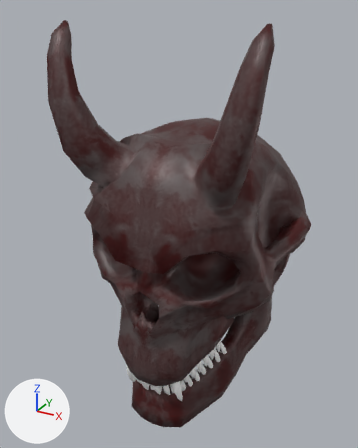
One commit to the OBJ model 2025.1_T2_Assets/skull.obj: the scene before it, then after it.
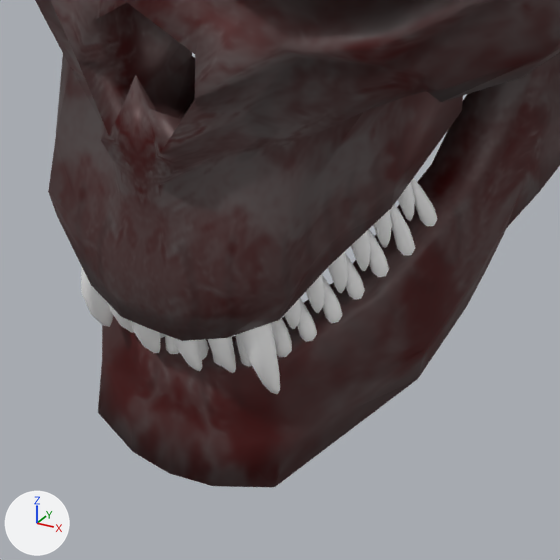
The first picture shows the older version from a camera (50 mm lens) standing at (2.03, -2.71, 26.36) and looking at (-0.52, 1.91, 24.05). The close-ups show both versions on the part from 29% to 73% of the width and 65% to 100% of the height of that picture. Lighting does not change. The marker at lower left points along +X, +Y and +Z. Where no turn or scale is listed for an object, it has been applied to the vertices.

Names of what the first close-up shows: 'skull', 'teeth'.
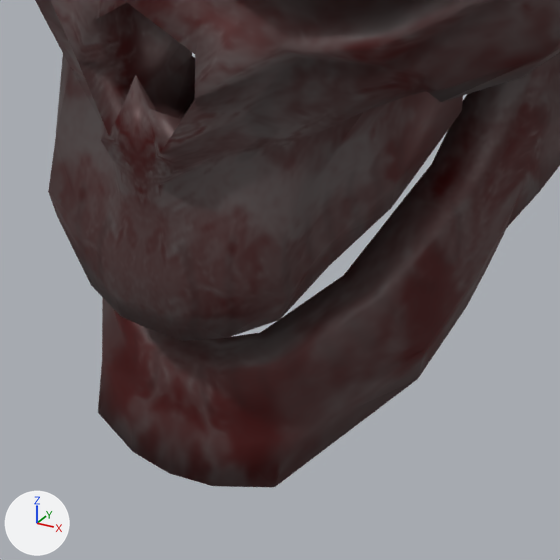
The newer file is also turned or shifted as a whole; pictures and numbers use the older file's frame.

Where the change shows, as pixel boxes (x1, y1, x2, y2) in the close-ups (560 x 560 px):
'teeth', deleted: before (81, 178, 437, 394)

What changed in the scene script:
```text
Remove ob_teeth:
    ob_teeth = bpy.data.objects.new('teeth', me_teeth)
    ob_teeth.location = (0.0, 0.0, 0.0)
```
